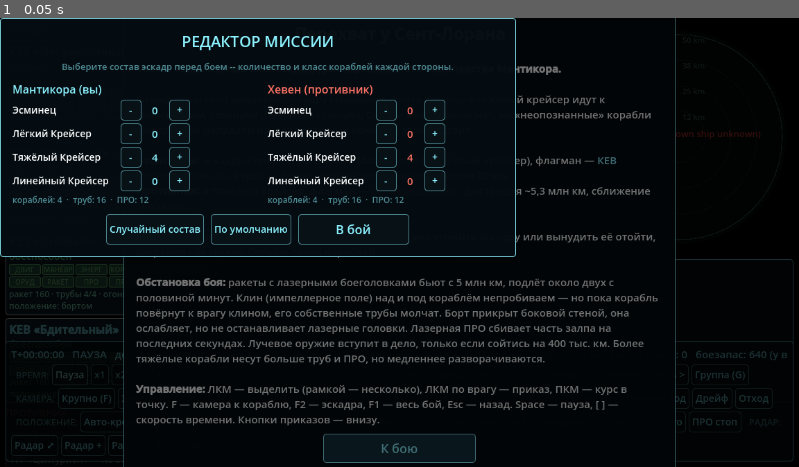
Above: before the commit, frame 1.
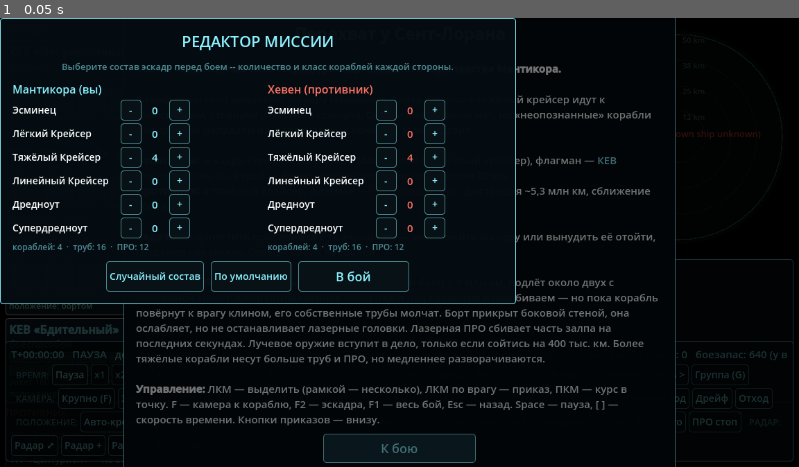
Above: after the commit, the same moment.

Repository: triest/HonorHaringtonGame
Game: Godot game, scene res://scenes/main.tscn
Same seed, same stepped clock (60 frames per second), same inputs: the game is played once before the commit and once after it.
Inputs:
- Up to frame 1 (0.05 s): no input

The runs differ from the first frame. In frame 1, 3.1% of the frame differs, in the area x 0-65%, y 39-64%.

Commit message:
Видимость выхода из боя при критических повреждениях; классы дредноут/супердредноут
Расследование 'почему корабли прекращают стрелять' (probe_silence_reasons.gd):
главная причина -- существующий, но невидимый механизм: при падении корпуса
до 30% корабль полностью замолкает (энергетика И ракеты) и уходит в отход
(ТЗ §26 disengage), даже если орудия физически целы. Карточка при этом могла
писать 'боеспособен' -- выглядело как баг. Теперь ShipStatus.verdict()
проверяет это первым делом ('ОТСТУПАЕТ -- критические повреждения корпуса'),
плюс событие в журнал боя и реплика экипажа. Подтверждено probe_disengage_
visibility.gd (4/4).

Также добавлены классы дредноут/супердредноут в ShipClasses/редактор миссий.

Полный прогон 50 файлов тестов -- без отказов.

Co-Authored-By: Claude Sonnet 5 <noreply@anthropic.com>
Claude-Session: https://claude.ai/code/session_01S33gg7stcaQ1VdDp5GNfN5

Diff:
--- a/project/scripts/battle_log_panel.gd
+++ b/project/scripts/battle_log_panel.gd
@@ -29,6 +29,8 @@
 const VOICE_SHIP_LOST_ENEMY: Array = ["Цель уничтожена -- один корабль противника выведен из строя.", "«%s» противника разрушен.", "Есть! Один корабль хевенитов уничтожен."]
 const VOICE_HALF_ENEMY_DOWN: Array = ["Капитан, у противника серьёзные потери -- их строй разваливается.", "Противник теряет эскадру -- ещё немного, и они дрогнут."]
 const VOICE_HALF_OWN_DOWN: Array = ["Капитан, мы несём тяжёлые потери -- запрашиваю указания по отходу.", "Эскадра тает, сэр. Нужно решение -- держаться или отходить."]
+const VOICE_DISENGAGE_OWN: Array = ["Капитан, корпус критический -- разрешите выйти из линии.", "«%s» больше не может держать строй, выходит из боя.", "Мостик докладывает: «%s» разворачивается, бой продолжать не в состоянии."]
+const VOICE_DISENGAGE_ENEMY: Array = ["Один из кораблей противника выходит из боя -- видны серьёзные повреждения.", "Противник теряет ход -- «%s» разворачивается прочь."]
 
 var _voice_seen: Dictionary = {}
 var _own_lost_count: int = 0
@@ -217,6 +219,14 @@
 			_trim()
 			if _own(d.get("old_guide_id", "")):
 				_voice_once("leader_lost", VOICE_LEADER_LOST, t)
+		"ship_disengaging":
+			var dsid: String = d.get("ship_id", "")
+			_lines.append({"key": "diseng:" + dsid, "t": t, "bb": "[color=%s]%s[/color]: [color=%s]выходит из боя -- критические повреждения корпуса[/color]" % [_col(dsid), ShipNames.of(dsid), WARN_HEX]})
+			_trim()
+			if _own(dsid):
+				_voice_once("disengage_" + dsid, VOICE_DISENGAGE_OWN, t, ShipNames.of(dsid))
+			else:
+				_voice_once("disengage_" + dsid, VOICE_DISENGAGE_ENEMY, t, ShipNames.of(dsid))
 
 func _plural(n: int) -> String:
 	var n10: int = n % 10
--- a/project/scripts/ship_classes.gd
+++ b/project/scripts/ship_classes.gd
@@ -22,7 +22,7 @@
 class_name ShipClasses
 
 ## Canonical order for UI listings (lightest to heaviest).
-const ORDER: Array = ["destroyer", "light_cruiser", "heavy_cruiser", "battlecruiser"]
+const ORDER: Array = ["destroyer", "light_cruiser", "heavy_cruiser", "battlecruiser", "dreadnought", "superdreadnought"]
 
 const CLASSES: Dictionary = {
 	"destroyer": {
@@ -54,6 +54,20 @@
 		"pd_mounts": 4,
 		"energy_broadside": 2, "energy_bow": 1,
 		"mass_kg": 1.6e9, "max_thrust_n": 7.0e11, "max_angular_speed_rad_s": 0.22,
+	},
+	"dreadnought": {
+		"label": "дредноут",
+		"tubes": 8, "rounds_per_tube": 50, "reload_s": 24.0,
+		"pd_mounts": 5,
+		"energy_broadside": 2, "energy_bow": 2,
+		"mass_kg": 2.4e9, "max_thrust_n": 9.5e11, "max_angular_speed_rad_s": 0.16,
+	},
+	"superdreadnought": {
+		"label": "супердредноут",
+		"tubes": 10, "rounds_per_tube": 55, "reload_s": 26.0,
+		"pd_mounts": 6,
+		"energy_broadside": 3, "energy_bow": 2,
+		"mass_kg": 3.5e9, "max_thrust_n": 1.3e12, "max_angular_speed_rad_s": 0.12,
 	},
 }
 
--- a/project/scripts/ship_status.gd
+++ b/project/scripts/ship_status.gd
@@ -38,6 +38,15 @@
 	return UiTheme.condition_color(cond)
 
 ## {"text": String, "color": Color} -- the verdict for labels/cards.
+## Mirrors SimulationWorld.CRITICAL_HULL_FRACTION -- the threshold at
+## which _resolve_weapons_ai/_resolve_missile_launch_ai treat a ship as
+## "disengaging" and silence BOTH its energy weapons and missile tubes
+## entirely (see that const's own doc comment), regardless of whether any
+## individual weapon module is itself still intact. Kept as a local
+## literal (not a cross-file reference) per this codebase's existing
+## small-constant convention -- see UiTheme.ACCENT_COLOR's own doc.
+const DISENGAGE_HULL_FRACTION: float = 0.3
+
 static func verdict(world: SimulationWorld, sid: String) -> Dictionary:
 	var ship = world.ships.get(sid)
 	if ship == null or ship.is_wreck:
@@ -46,6 +55,16 @@
 	if subs == null:
 		return {"text": "", "color": UiTheme.ACCENT_COLOR}
 	var T = SubsystemType.Type
+	# 2026-09-28 (user: "посмотри, почему иногда корабли могут прекратить
+	# стрелять"): checked FIRST and takes priority over every other
+	# verdict below -- a ship can be sitting on 100% weapons/missiles and
+	# still be completely silent this instant because the hull itself
+	# crossed 30%, which is a DIFFERENT condition than any one module
+	# being knocked out. Without this check the card could say
+	# "боеспособен" for a ship that has, in fact, gone quiet and turned
+	# to run -- confusing, looked like a bug. See CHANGELOG.md this date.
+	if subs.get_condition(T.STRUCTURAL_INTEGRITY) <= DISENGAGE_HULL_FRACTION:
+		return {"text": "ОТСТУПАЕТ — критические повреждения корпуса", "color": UiTheme.CONDITION_CRITICAL_COLOR}
 	if subs.is_disabled(T.POWER):
 		return {"text": "без энергии", "color": UiTheme.CONDITION_CRITICAL_COLOR}
 	if subs.is_disabled(T.WEAPONS) and subs.is_disabled(T.MISSILE_SYSTEMS):
@@ -77,6 +96,11 @@
 	if subs == null:
 		return {"text": "", "color": UiTheme.ACCENT_COLOR}
 	var T = SubsystemType.Type
+	# Sensor-honest, not cheat vision: a disengaging ship visibly stops
+	# firing and turns away -- this is externally observable behavior,
+	# not a peek at its internal module list.
+	if subs.get_condition(T.STRUCTURAL_INTEGRITY) <= DISENGAGE_HULL_FRACTION:
+		return {"text": "выходит из боя", "color": UiTheme.CONDITION_CRITICAL_COLOR}
 	if subs.is_disabled(T.POWER):
 		return {"text": "без признаков энергии", "color": UiTheme.CONDITION_CRITICAL_COLOR}
 	if subs.is_disabled(T.PROPULSION):
--- a/project/simulation/simulation_world.gd
+++ b/project/simulation/simulation_world.gd
@@ -88,6 +88,14 @@
 ##     event for the log.
 var subsystem_damage_model: bool = false
 var _disabled_seen: Dictionary = {}  # ship_id -> {type: true}
+## 2026-09-28 (user: "look into why ships sometimes stop firing"): fires
+## a UI-facing "ship_disengaging" battle_event exactly once, the tick a
+## ship's hull first crosses CRITICAL_HULL_FRACTION and
+## _resolve_weapons_ai/_resolve_missile_launch_ai start silencing it --
+## see ship_cards_panel/battle_log_panel/ScriptStatus for the reader
+## side. Never un-fires (there is no repair mechanic yet to make that
+## meaningful).
+var _disengage_seen: Dictionary = {}
 ## 2026-09-27 (user feedback #3: "not like the book"): combat ATTITUDE per
 ## ship -- how the hull is turned relative to the threat, the core
 ## Honorverse tactical trade-off. Opt-in: only ships with an entry here
@@ -615,6 +623,7 @@
 	sensor_range_m = SensorResolution.DEFAULT_SENSOR_RANGE_M
 	battle_events.clear()
 	battle_event_seq = 0
+	_disengage_seen.clear()
 	if clock != null:
 		clock.reset()
 
@@ -846,6 +855,9 @@
 			var hull_sync = hulls.get(ship_id)
 			if hull_sync != null:
 				hull_sync.integrity = ship.subsystems.get_condition(SubsystemType.Type.STRUCTURAL_INTEGRITY) * hull_sync.max_integrity
+				if not _disengage_seen.has(ship_id) and hull_sync.integrity / hull_sync.max_integrity <= CRITICAL_HULL_FRACTION:
+					_disengage_seen[ship_id] = true
+					_battle_event("ship_disengaging", {"ship_id": ship_id})
 
 func _apply_extended_subsystem_effects(ship_id: String, ship: ShipPhysicsState) -> void:
 	var subs = ship.subsystems
--- /dev/null
+++ b/project/simulation/tests/probe_disengage_visibility.gd
@@ -0,0 +1,57 @@
+extends SceneTree
+const SimulationWorld = preload("res://simulation/simulation_world.gd")
+const DemoScenario = preload("res://scripts/demo_scenario.gd")
+const ShipStatus = preload("res://scripts/ship_status.gd")
+const BattleLogPanel = preload("res://scripts/battle_log_panel.gd")
+
+var passed := 0
+var failures := 0
+func _check(c: bool, m: String) -> void:
+	if c: passed += 1
+	else:
+		failures += 1
+		print("FAIL: ", m)
+
+func _init() -> void:
+	var world := SimulationWorld.new()
+	get_root().add_child(world)
+	DemoScenario.build(world)
+	for sid in world.ships.keys():
+		if world.teams[sid] == "blue":
+			world.ships[sid].position.z += 3.1e8
+	var log := BattleLogPanel.new()
+	log.world = world
+	log.player_team = "red"
+	var last_seq := 0
+	var dt := (1.0 / 60.0) * 6.0
+	var saw_event := false
+	var disengaged_id := ""
+	for i in range(int(700.0 / dt)):
+		for sid2 in world.weapon_mounts.keys():
+			for m in world.weapon_mounts[sid2]:
+				m.tick(dt)
+		world.tick_simulation(dt)
+		for e in world.battle_events:
+			if e["seq"] <= last_seq:
+				continue
+			last_seq = e["seq"]
+			log._ingest(e)
+			if e["type"] == "ship_disengaging" and not saw_event:
+				saw_event = true
+				disengaged_id = e["data"]["ship_id"]
+				# Check the log line right when it's fresh (still in the
+				# 60-line rolling window) -- not at the end of a long
+				# battle, where it would long since have scrolled off.
+				var found_now := false
+				for l in log._lines:
+					if String(l["bb"]).find(ShipNames.of(disengaged_id)) >= 0 and String(l["bb"]).find("ыходит из боя") >= 0:
+						found_now = true
+				_check(found_now, "battle log should contain a 'выходит из боя' line right when the event fires")
+	_check(saw_event, "at least one ship_disengaging battle_event should fire in a full battle")
+	if saw_event:
+		var vd: Dictionary = ShipStatus.verdict(world, disengaged_id) if world.teams[disengaged_id] == "red" else ShipStatus.verdict_observed(world, disengaged_id)
+		_check(vd["text"].find("ыход") >= 0 or vd["text"].find("СТУПА") >= 0, "verdict for the disengaged ship should say so, got '%s'" % vd["text"])
+		_check(log._voice_seen.has("disengage_" + disengaged_id), "a disengage voice line should have fired for %s" % disengaged_id)
+	print("Passed: ", passed, " Failed: ", failures)
+	print("ALL TESTS PASSED" if failures == 0 else "SOME TESTS FAILED")
+	quit(1 if failures > 0 else 0)
--- /dev/null
+++ b/project/simulation/tests/probe_silence_reasons.gd
@@ -0,0 +1,72 @@
+extends SceneTree
+## Diagnostic: classifies, for every alive ship at intervals through a full
+## battle, WHY it isn't firing this tick (if it isn't) -- answers "why do
+## ships sometimes stop shooting" empirically instead of just by code
+## review. Run: godot4 --headless --path . --script res://simulation/tests/probe_silence_reasons.gd
+const SimulationWorld = preload("res://simulation/simulation_world.gd")
+const DemoScenario = preload("res://scripts/demo_scenario.gd")
+const TacticalAI = preload("res://simulation/tactical_ai.gd")
+const SubsystemType = preload("res://simulation/subsystem_type.gd")
+
+func _classify(world: SimulationWorld, sid: String) -> String:
+	var ship = world.ships[sid]
+	if ship.is_wreck:
+		return "wreck"
+	var mounts: Array = world.weapon_mounts.get(sid, [])
+	var tubes: Array = world.missile_tubes.get(sid, [])
+	if TacticalAI.is_critically_damaged(world.hulls.get(sid), world.CRITICAL_HULL_FRACTION):
+		return "DISENGAGING (hull<=%.0f%%)" % (world.CRITICAL_HULL_FRACTION * 100.0)
+	var directive = world.ship_combat_directives.get(sid)
+	if directive != null and not directive.weapons_free:
+		return "hold_fire_order"
+	if String(world.ship_effective_attitude.get(sid, "")) == "wedge":
+		return "wedge_attitude"
+	var hostile_ids: Array = world._hostile_ship_ids(sid)
+	if hostile_ids.is_empty():
+		return "no_hostiles_left"
+	var contacts: Dictionary = world.sensor_contacts.get(sid, {})
+	var sel: Dictionary = world._resolve_weapon_target(sid, ship, contacts, hostile_ids)
+	if sel.get("ship_id") == null:
+		return "no_sensor_track_on_any_hostile"
+	var subs = ship.subsystems
+	var ammo: int = 0
+	for t in tubes:
+		ammo += t.ammo_count
+	var weapons_disabled: bool = subs != null and subs.is_disabled(SubsystemType.Type.WEAPONS)
+	if mounts.is_empty() and ammo == 0:
+		return "no_weapons_fitted_or_all_ammo_spent"
+	if weapons_disabled and ammo == 0:
+		return "WEAPONS module knocked out AND out of missiles"
+	return "should_be_firing"
+
+func _init() -> void:
+	var world := SimulationWorld.new()
+	get_root().add_child(world)
+	var ids: Dictionary = DemoScenario.build(world)
+	for sid in world.ships.keys():
+		if world.teams[sid] == "blue":
+			world.ships[sid].position.z += 3.1e8
+	var dt := (1.0 / 60.0) * 6.0
+	var reason_counts: Dictionary = {}
+	var per_ship_last_reason: Dictionary = {}
+	var transitions: Array = []
+	for i in range(int(1400.0 / dt)):
+		for sid2 in world.weapon_mounts.keys():
+			for m in world.weapon_mounts[sid2]:
+				m.tick(dt)
+		world.tick_simulation(dt)
+		if i % 30 != 0:
+			continue
+		for sid in world.ships.keys():
+			var r: String = _classify(world, sid)
+			reason_counts[r] = reason_counts.get(r, 0) + 1
+			if per_ship_last_reason.get(sid, "") != r:
+				transitions.append("t=%.0f %s -> %s" % [world.world_sim_time, sid, r])
+				per_ship_last_reason[sid] = r
+	print("=== reason sample-counts across the whole battle ===")
+	for k in reason_counts.keys():
+		print("  %s: %d" % [k, reason_counts[k]])
+	print("=== first 40 state transitions per ship ===")
+	for line in transitions.slice(0, 40):
+		print(line)
+	quit(0)
Not shown, changed: .tools/state.md
Not shown, changed: ASSUMPTIONS.md
Not shown, changed: CHANGELOG.md
